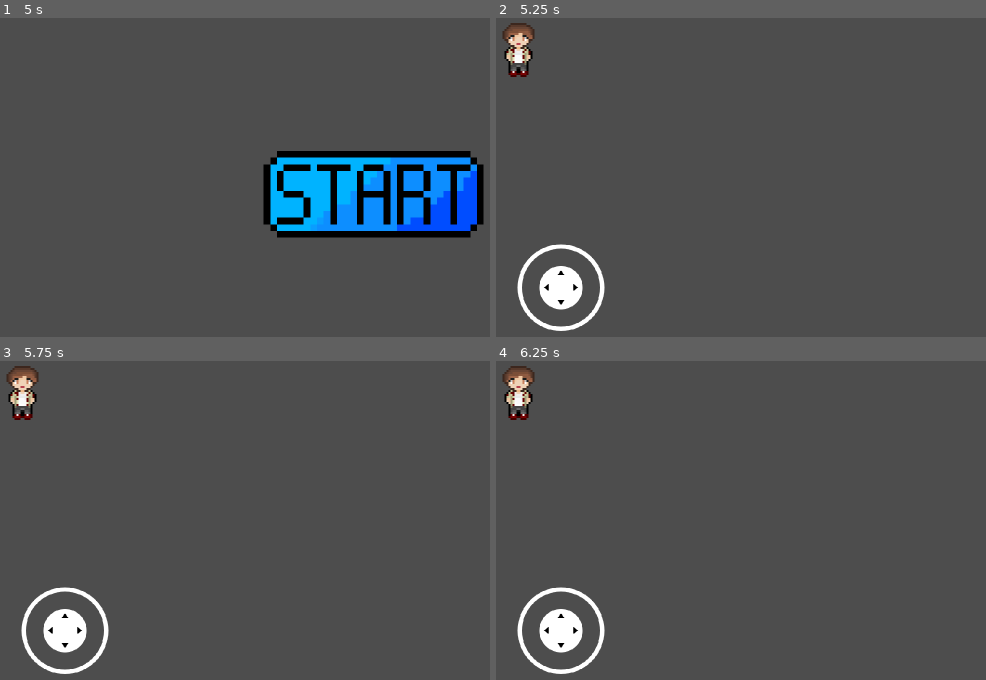
Above: before the commit, frames 1-4 (two rows, left to right).
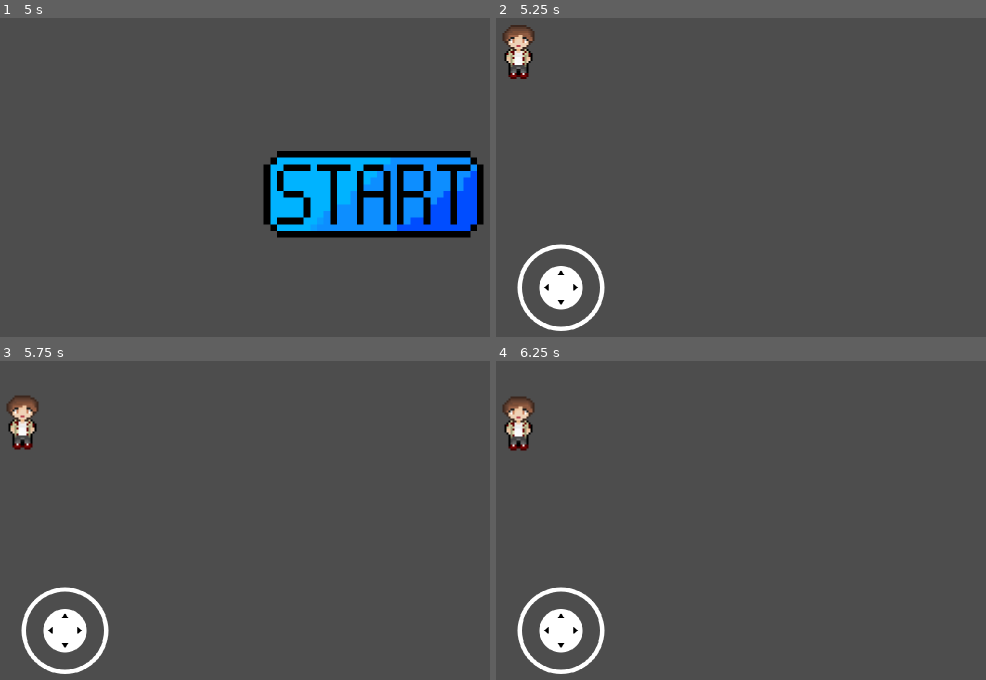
Above: after the commit, the same moments.

Repository: FelixSalim/RevitalizationOfElyoris
Game: Godot game, scene res://MainMenu.tscn
The game is run twice, just before and just after one commit, with the same random seed, the same clock (stepped at 60 frames per second) and the same inputs.
Inputs (mouse positions are in pixels of both pictures, inside the frame that each line leads up to):
- Up to frame 1 (5 s): tap Enter at 0.5, 2, 3.5 s; move the mouse to (outside the picture) at 0.52 s; hold Right (ui_right) 0.53-1.25 s; click (outside the picture) at 0.67 s; tap Space at 1.25, 2.75, 4.25 s; drag from (215, 215) to (333, 270) at 1.27 s; move the mouse to (455, 120) at 2.02 s; hold Right (ui_right) 2.03-2.75 s; drag from (333, 270) to (137, 142) at 2.77 s; move the mouse to (outside the picture) at 3.52 s; hold Left (ui_left) 3.53-4.25 s; drag from (137, 142) to (254, 107) at 4.27 s
- Up to frame 2 (5.25 s): move the mouse to (912, 196) at 5.02 s; hold Down (ui_down) from 5.03 s (still down); click (912, 196) at 5.17 s
- Up to frame 3 (5.75 s): keep holding Down (ui_down)
- Up to frame 4 (6.25 s): release Down (ui_down) at 5.75 s; drag from (750, 450) to (711, 558) at 5.77 s

Frame 1 is identical in both runs. In frame 2, 0.5% of the frame differs, in the area x 1-8%, y 1-20%; in frame 3, 1.3%; in frame 4, 1.3%, in the area x 1-8%, y 1-29%.
Error before the commit: Parse Error: Identifier "delta" not declared in the current scope. (res://Player/Player.gd:21)

Commit message:
fix : fixed some errors

Diff:
--- a/Player/Player.gd
+++ b/Player/Player.gd
@@ -8,7 +8,7 @@
 var stateManager
 
 # Character Speed
-var speed = 300
+var speed = 10000
 
 # Initiates State Manager, Set Initial State to Idle
 func _ready():
@@ -16,9 +16,9 @@
 	change_moving_state("idle")
 
 # Process User Input
-func get_input():
+func get_input(delta):
 	# Reset velocity
-	velocity = Vector2(delta)
+	velocity = Vector2()
 
 	# Call Move Function
 	if Input.is_action_pressed("ui_left"):
@@ -31,11 +31,11 @@
 		move_down()
 
 	# Update Velocity
-	velocity = velocity.normalized() * speed
+	velocity = velocity.normalized() * speed * delta
 
 # Get Input and Move Player Each Frame
 func _process(delta):
-	get_input()
+	get_input(delta)
 	move_and_slide()
 
 # Movement Handling (Handled in the individual state class like RunState and IdleState)
--- a/Player/Player.tscn
+++ b/Player/Player.tscn
@@ -23,8 +23,8 @@
 "values": [0]
 }
 
-[sub_resource type="Animation" id="Animation_lnv7a"]
-length = 0.001
+[sub_resource type="Animation" id="Animation_6dtaa"]
+resource_name = "Idle Left"
 tracks/0/type = "value"
 tracks/0/imported = false
 tracks/0/enabled = true
@@ -35,7 +35,7 @@
 "times": PackedFloat32Array(0),
 "transitions": PackedFloat32Array(1),
 "update": 1,
-"values": [0]
+"values": [1]
 }
 
 [sub_resource type="Animation" id="Animation_yuyy2"]
@@ -53,21 +53,6 @@
 "values": [2]
 }
 
-[sub_resource type="Animation" id="Animation_6dtaa"]
-resource_name = "Idle Left"
-tracks/0/type = "value"
-tracks/0/imported = false
-tracks/0/enabled = true
-tracks/0/path = NodePath("Sprite2D:frame")
-tracks/0/interp = 1
-tracks/0/loop_wrap = true
-tracks/0/keys = {
-"times": PackedFloat32Array(0),
-"transitions": PackedFloat32Array(1),
-"update": 1,
-"values": [1]
-}
-
 [sub_resource type="Animation" id="Animation_u1lt7"]
 resource_name = "Idle Up"
 tracks/0/type = "value"
@@ -81,6 +66,21 @@
 "transitions": PackedFloat32Array(1),
 "update": 1,
 "values": [3]
+}
+
+[sub_resource type="Animation" id="Animation_lnv7a"]
+length = 0.001
+tracks/0/type = "value"
+tracks/0/imported = false
+tracks/0/enabled = true
+tracks/0/path = NodePath("Sprite2D:frame")
+tracks/0/interp = 1
+tracks/0/loop_wrap = true
+tracks/0/keys = {
+"times": PackedFloat32Array(0),
+"transitions": PackedFloat32Array(1),
+"update": 1,
+"values": [0]
 }
 
 [sub_resource type="AnimationLibrary" id="AnimationLibrary_2ykrm"]
Not shown: 1 places in Player/Player.tscn that only renumber resources
